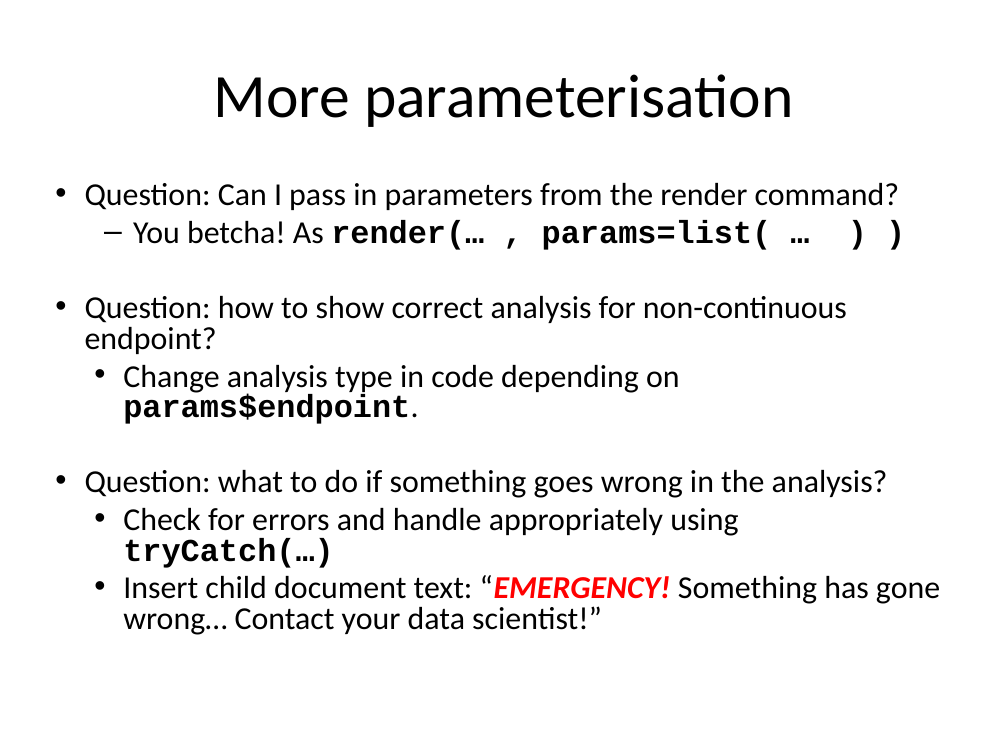
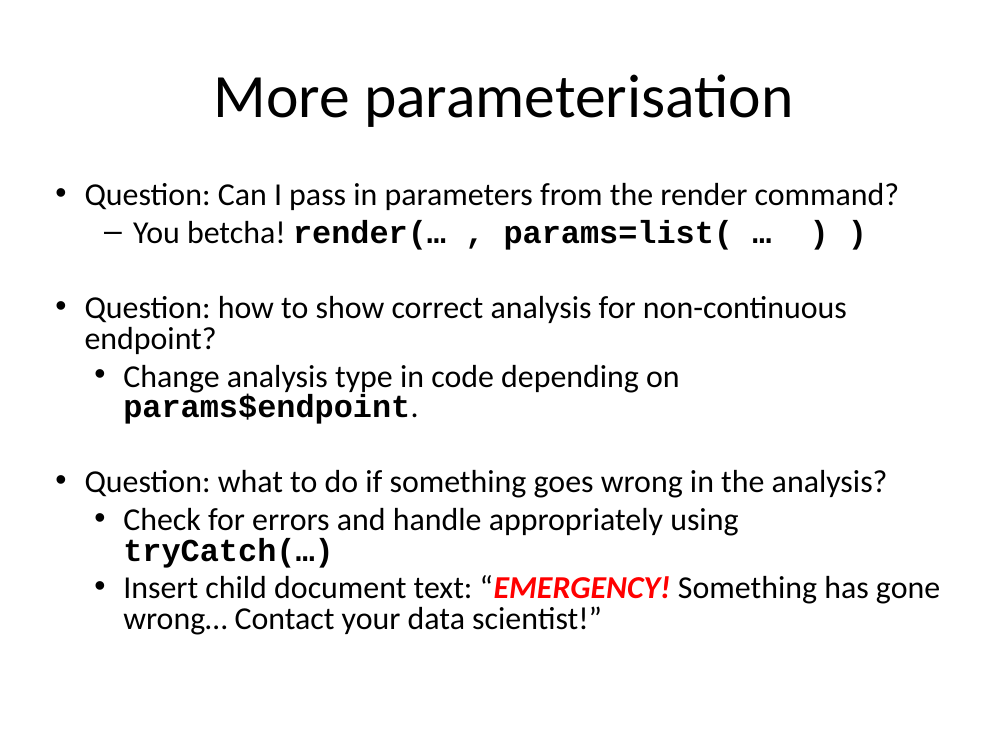
Before and after one commit to MikeKSmith/RStudioConf2019, a slide deck: slide 29 of The lazy and easily distracted report writer.pptx. Drawn at 1008x756 pixels with LibreOffice and Linux fonts; fonts in the diff are those of the drawing. Boxes give left, top, right and bottom in pixels: in the first picture for what was removed or moved away, otherwise in the second. Text is boxed around its words. In the diff, an @@ line names an element or a change of style, - is before the commit and + after.

```diff
--- a/The lazy and easily distracted report writer.pptx
+++ b/The lazy and easily distracted report writer.pptx
@@ text at (x1=133, y1=220, x2=734, y2=250): text changed @@
-  – You betcha! As render(… , params=list( … ) )
+  – You betcha! render(… , params=list( … ) )
```
Also in this commit, not shown: 5 other slides changed, 1 other file.
